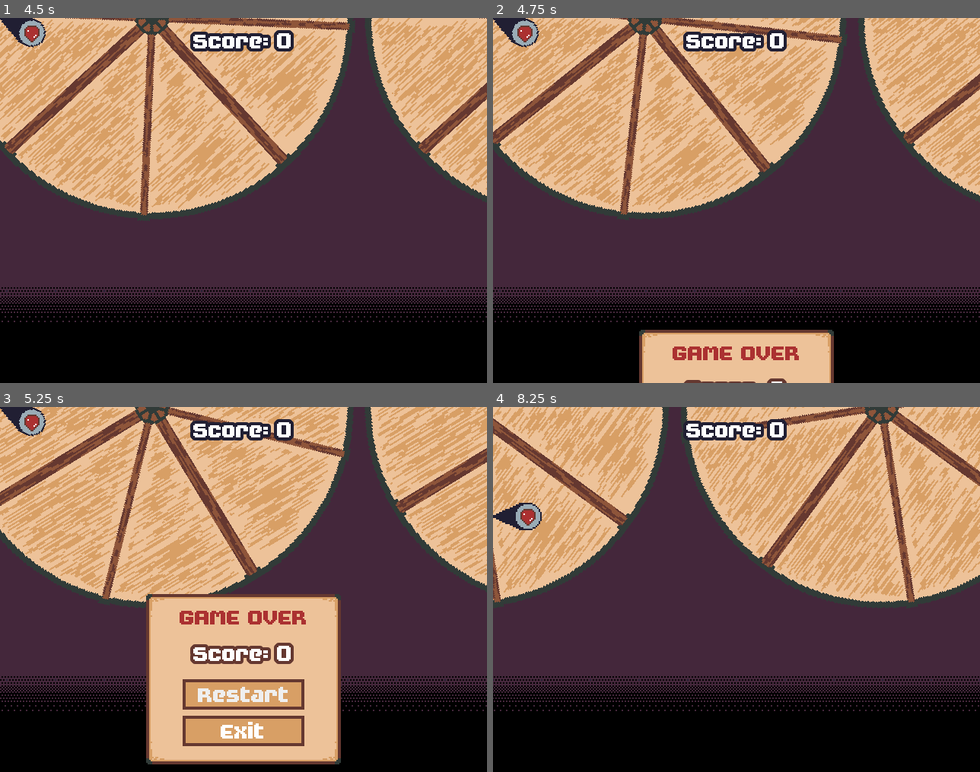
Above: before the commit, frames 1-4 (two rows, left to right).
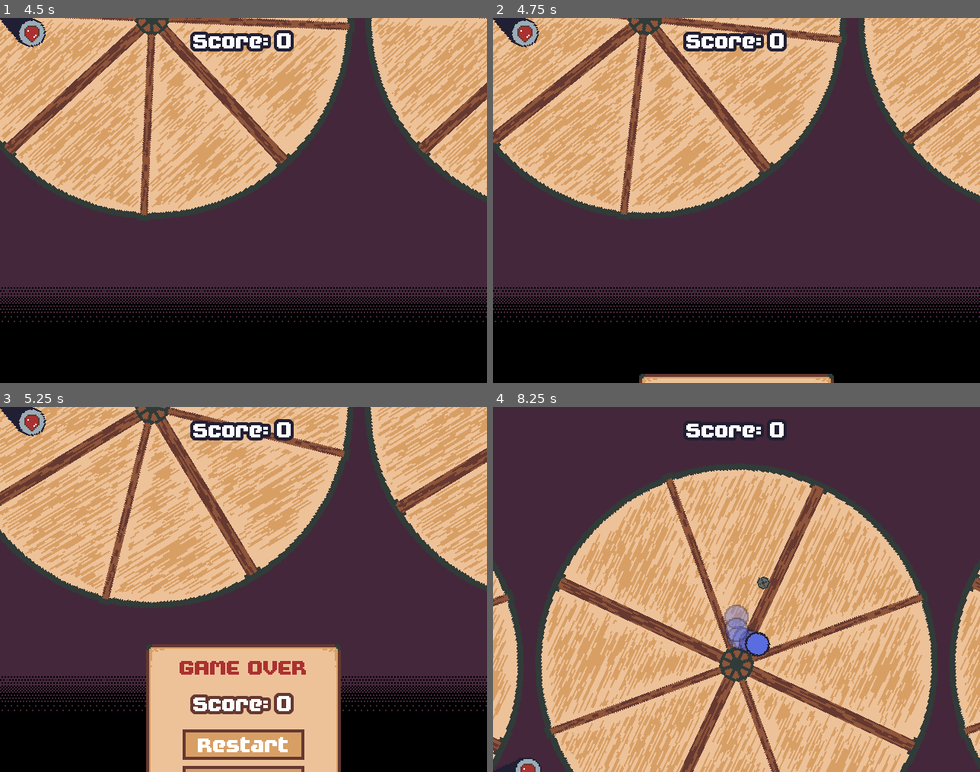
Above: after the commit, the same moments.

Repository: svntax/LD47-StuckInALoop
Game: Godot game, scene res://Main.tscn
Two runs of this game, one before a commit and one after it. Both use one fixed random seed, a clock stepped at 60 frames per second and the inputs below.
Inputs (mouse positions are in pixels of both pictures, inside the frame that each line leads up to):
- Up to frame 1 (4.5 s): move the mouse to (350, 182) at 0.52 s; click (350, 182) at 0.6 s; click "Play" at 1.25 s; move the mouse to (146, 218) at 2.02 s; click (146, 218) at 2.1 s; move the mouse to (292, 120) at 2.77 s; click (292, 120) at 2.85 s; move the mouse to (219, 273) at 3.52 s; click (219, 273) at 3.6 s; move the mouse to (389, 255) at 4.27 s; click (389, 255) at 4.35 s
- Up to frame 2 (4.75 s): no input
- Up to frame 3 (5.25 s): click (243, 757) at 5 s, where only the run before the commit has a clickable "Restart"
- Up to frame 4 (8.25 s): click "Restart" at 5.75 s; click (736, 604) at 6.5 s, where only the run after the commit has a clickable "Restart"; move the mouse to (590, 534) at 7.27 s; click (590, 534) at 7.35 s; move the mouse to (760, 589) at 8.02 s; click (760, 589) at 8.1 s

Frame 1 is identical in both runs. In frame 2, 5.5% of the frame differs, in the area x 30-70%, y 85-100%; in frame 3, 13%; in frame 4, 89%, in the area x 0-100%, y 0-100%.

Commit message:
Added game over sound effect.

Diff:
--- a/Player/Player.gd
+++ b/Player/Player.gd
@@ -17,6 +17,7 @@
 onready var pin_break_sfx = $PinBreakSound
 onready var pin_create_sfx = $PinCreateSound
 onready var hit_sounds = [$Hit01, $Hit02]
+onready var lose_sfx = $LoseSound
 
 export (NodePath) var bottom_bound = ""
 onready var bottom_map_pos = null
@@ -67,6 +68,7 @@
 	if player_body.global_position.y >= bottom_map_pos.y:
 		# Game over
 		game_over = true
+		lose_sfx.play()
 		dash_particles.emitting = false
 		player_body.mode = RigidBody2D.MODE_STATIC
 		player_body.collision_layer = 0
--- a/Player/Player.tscn
+++ b/Player/Player.tscn
@@ -7,6 +7,7 @@
 [ext_resource path="res://Player/pin_create.wav" type="AudioStream" id=5]
 [ext_resource path="res://Player/hit02.wav" type="AudioStream" id=6]
 [ext_resource path="res://Player/hit01.wav" type="AudioStream" id=7]
+[ext_resource path="res://Player/lose_sound.wav" type="AudioStream" id=8]
 
 [sub_resource type="CircleShape2D" id=1]
 radius = 8.0
@@ -119,4 +120,7 @@
 [node name="Hit02" type="AudioStreamPlayer" parent="."]
 stream = ExtResource( 6 )
 volume_db = -10.0
+
+[node name="LoseSound" type="AudioStreamPlayer" parent="."]
+stream = ExtResource( 8 )
 [connection signal="timeout" from="DashStopTimer" to="." method="_on_DashStopTimer_timeout"]
--- a/Stages/StageTemplate.tscn
+++ b/Stages/StageTemplate.tscn
@@ -11,7 +11,7 @@
 
 [sub_resource type="Animation" id=2]
 resource_name = "game_over"
-length = 1.8
+length = 2.0
 tracks/0/type = "value"
 tracks/0/path = NodePath("UI/GameOverMenu:rect_position")
 tracks/0/interp = 2
@@ -19,7 +19,7 @@
 tracks/0/imported = false
 tracks/0/enabled = true
 tracks/0/keys = {
-"times": PoolRealArray( 0, 0.3, 1.8 ),
+"times": PoolRealArray( 0, 0.5, 2 ),
 "transitions": PoolRealArray( 1, 1, 1 ),
 "update": 0,
 "values": [ Vector2( 96, 264 ), Vector2( 96, 264 ), Vector2( 96, 64 ) ]
Not shown: 1 places in Player/Player.tscn that only renumber resources
Not shown, added: Player/lose_sound.wav.import
Not shown, added: Player/lose_sound.wav
